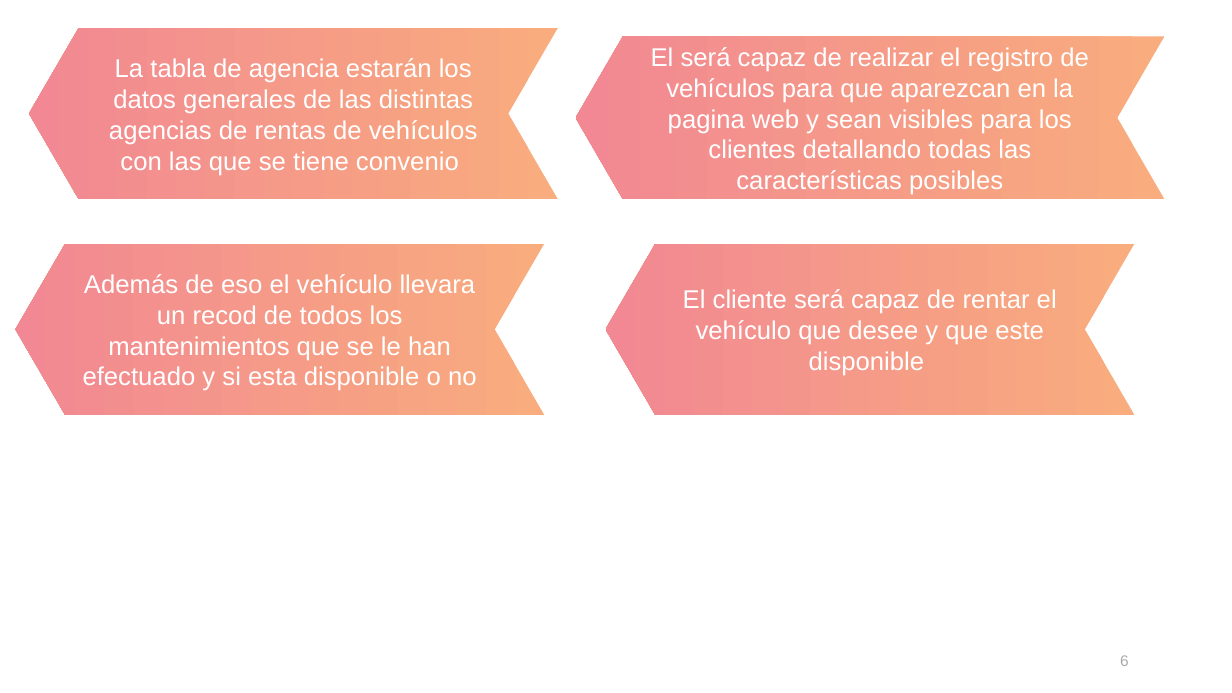
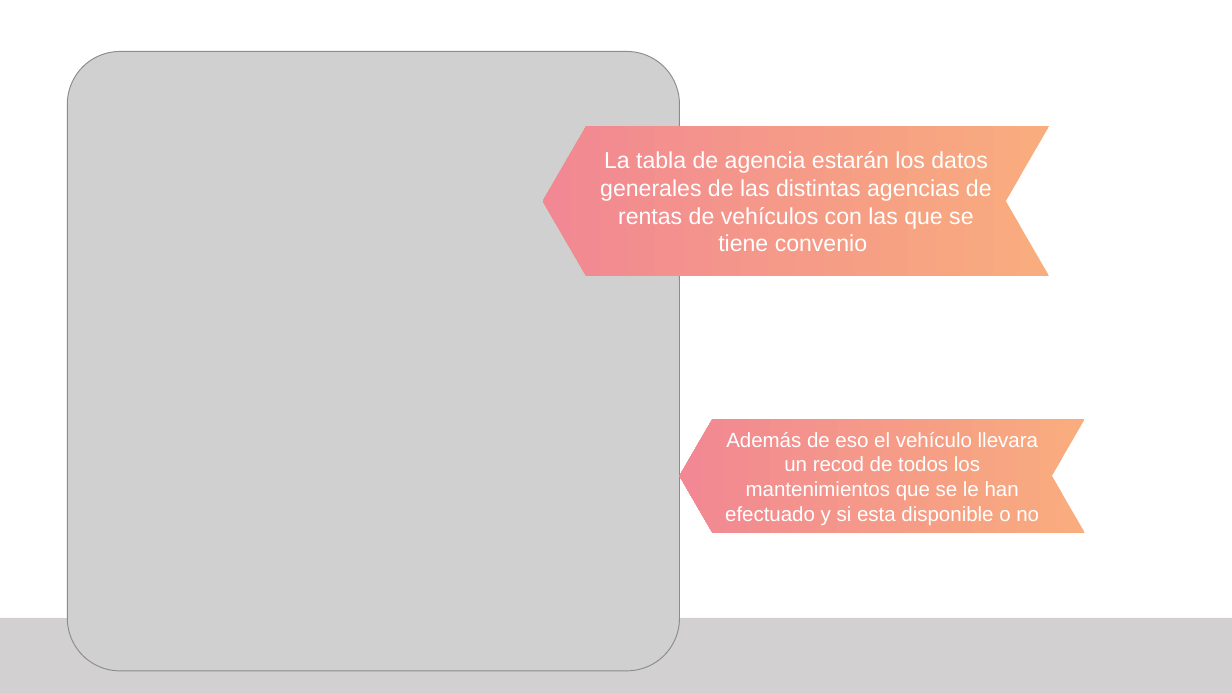
Before and after one commit to AbiPineda/SistemaAgencia, a slide deck: slide 6 of Documentacion/Base de Datos - Agencia de Viajes.pptx. Drawn at 1232x693 pixels with LibreOffice and Linux fonts; fonts in the diff are those of the drawing; grey boxes stand for pictures. Boxes give left, top, right and bottom in pixels: in the first picture for what was removed or moved away, otherwise in the second. Text is boxed around its words. In the diff, an @@ line names an element or a change of style, - is before the commit and + after.

```diff
--- a/Documentacion/Base de Datos - Agencia de Viajes.pptx
+++ b/Documentacion/Base de Datos - Agencia de Viajes.pptx
@@ picture added at [67,52,679,671] @@
@@ chevron removed at [576,36,1165,199] @@
-El será capaz de realizar el registro de vehículos para que aparezcan en la pagina web y sean visibles para los clientes detallando todas las características posibles
@@ chevron "La tabla de agencia estarán ...": place and size @@
-chevron "La tabla de agencia estarán ..." at [29,28,557,199]
+chevron "La tabla de agencia estarán ..." at [543,127,1050,276]
@@ chevron "La tabla de agencia estarán ..." at [543,127,1050,276]: size 20 to 18 pt @@
@@ chevron removed at [605,244,1134,415] @@
-El cliente será capaz de rentar el vehículo que desee y que este disponible
@@ chevron "Además de eso el vehículo ...": place and size @@
-chevron "Además de eso el vehículo ..." at [16,244,544,415]
+chevron "Además de eso el vehículo ..." at [679,419,1085,533]
@@ chevron "Además de eso el vehículo ..." at [679,419,1085,533]: size 20 to 16 pt @@
@@ rectangle added at [0,618,1232,693], fill #D2D0D0 @@
@@ page number removed at [1120,655,1129,666] @@
-6
```
Also in this commit, not shown: 7 other slides changed, 2 slides added, 3 slides removed.
